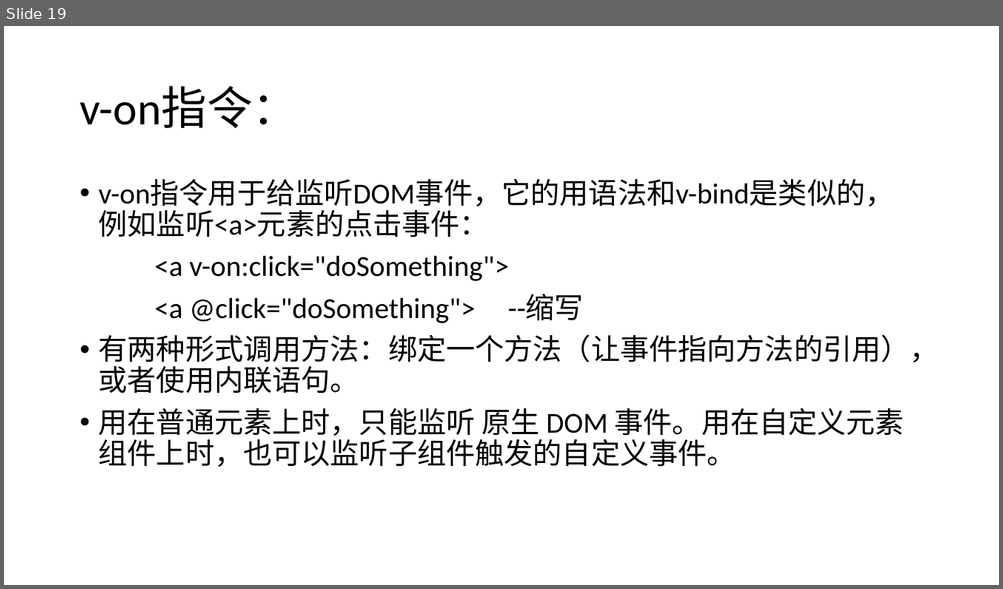
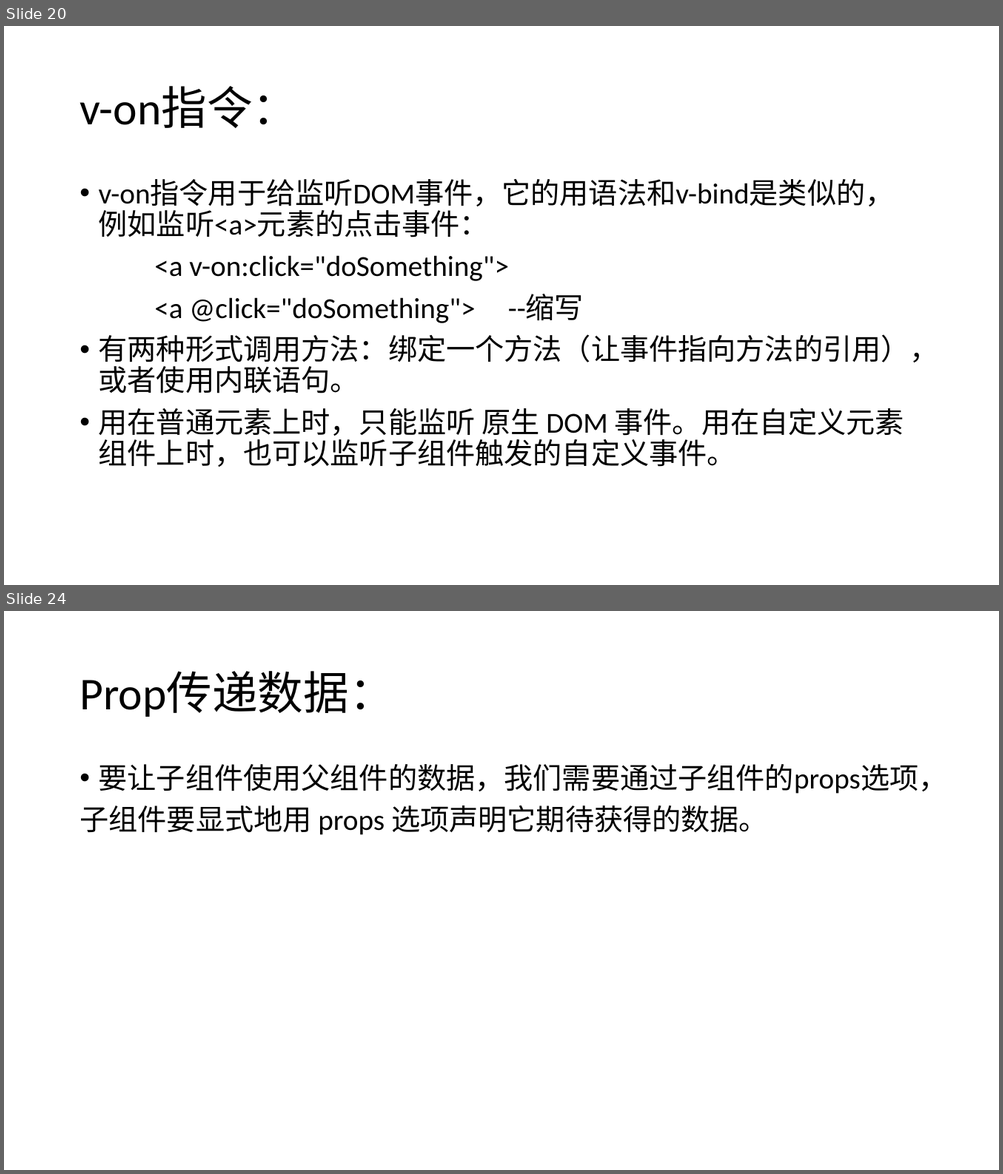
Before and after one commit to YSMJ1994/study, a slide deck: study_Vue/学习Vue.pptx. Shown one above the other, each under a label of ours: slide 19 before the commit, slides 20 and 24 after it; the slides between them are not shown. The pictures are 1003x589 and 1003x1174 pixels, drawn with LibreOffice and Linux fonts; fonts in the diff are those of the drawing. Boxes give left, top, right and bottom in pixels: in the first picture for what was removed or moved away, otherwise in the second. Text is boxed around its words. In the diff, an @@ line names an element or a change of style, - is before the commit and + after.

```diff
--- a/study_Vue/学习Vue.pptx
+++ b/study_Vue/学习Vue.pptx
@@ slide 24 added at (4, 611, 999, 1170), background #FFFFFF @@
@@ title added at (79, 672, 394, 717), 44 pt, text #000000 @@
+Prop传递数据：
@@ text added at (79, 764, 948, 835), 28 pt, text #000000 @@
+• 要让子组件使用父组件的数据，我们需要通过子组件的props选项，
+子组件要显式地用 props 选项声明它期待获得的数据。
@@ what was slide 19 is now slide 20 @@
```
Also in this commit, not shown: 1 slide changed, 4 other slides added, 1 slide removed, 8 other files.
